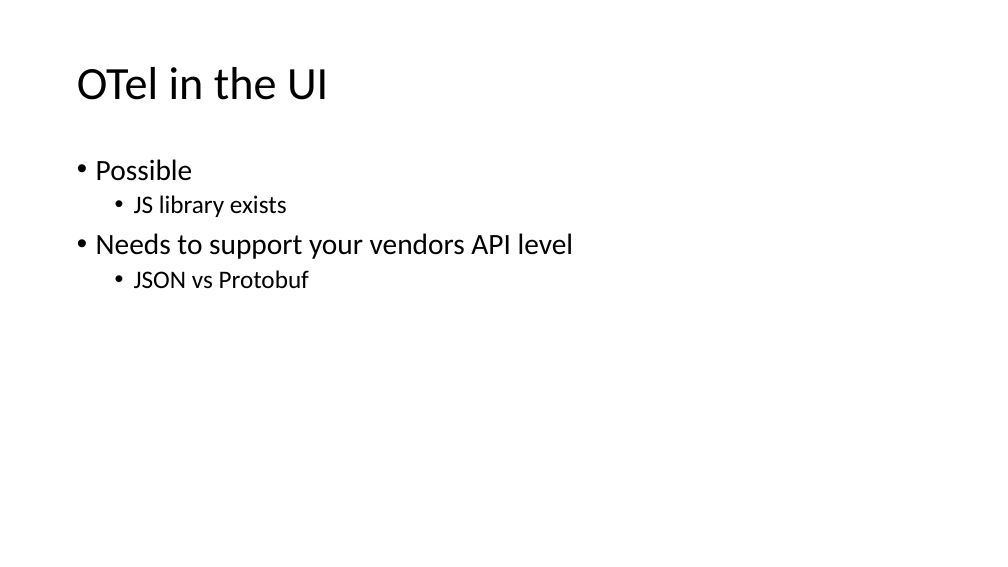
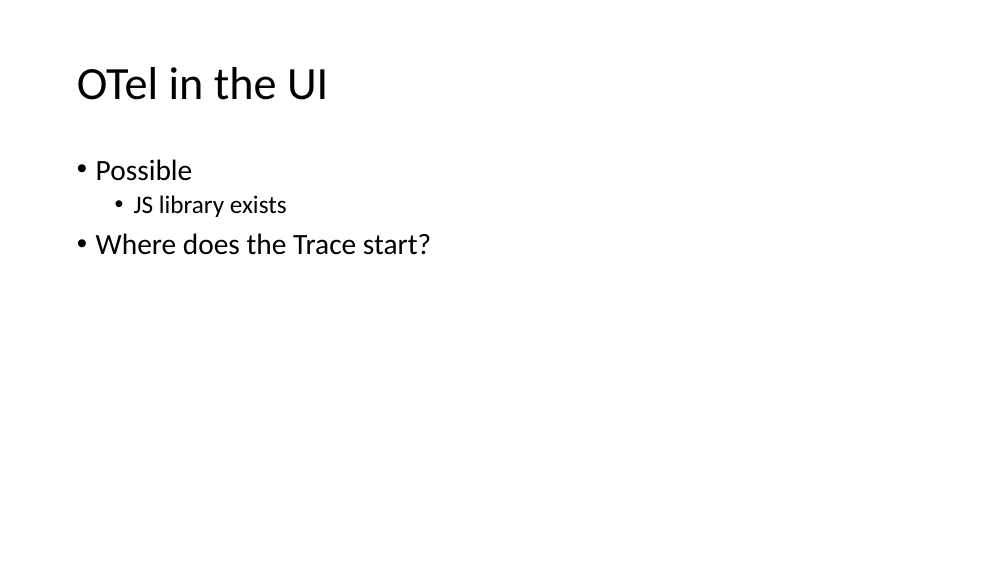
Before and after one commit to ProgrammerAL/Presentations-2023, a slide deck: slide 23 of 2023-03 - Orlando Code Camp - OpenTelemetry/Presentation.pptx (slide 21 before the commit). Drawn at 1008x567 pixels with LibreOffice and Linux fonts; fonts in the diff are those of the drawing. Boxes give left, top, right and bottom in pixels: in the first picture for what was removed or moved away, otherwise in the second. Text is boxed around its words. In the diff, an @@ line names an element or a change of style, - is before the commit and + after.

```diff
--- a/2023-03 - Orlando Code Camp - OpenTelemetry/Presentation.pptx
+++ b/2023-03 - Orlando Code Camp - OpenTelemetry/Presentation.pptx
@@ text at (96,233,431,255): text changed @@
-• Needs to support your vendors API level
-  • JSON vs Protobuf
+• Where does the Trace start?
```
Also in this commit, not shown: 3 other slides changed, 2 slides added, 2 other files.
